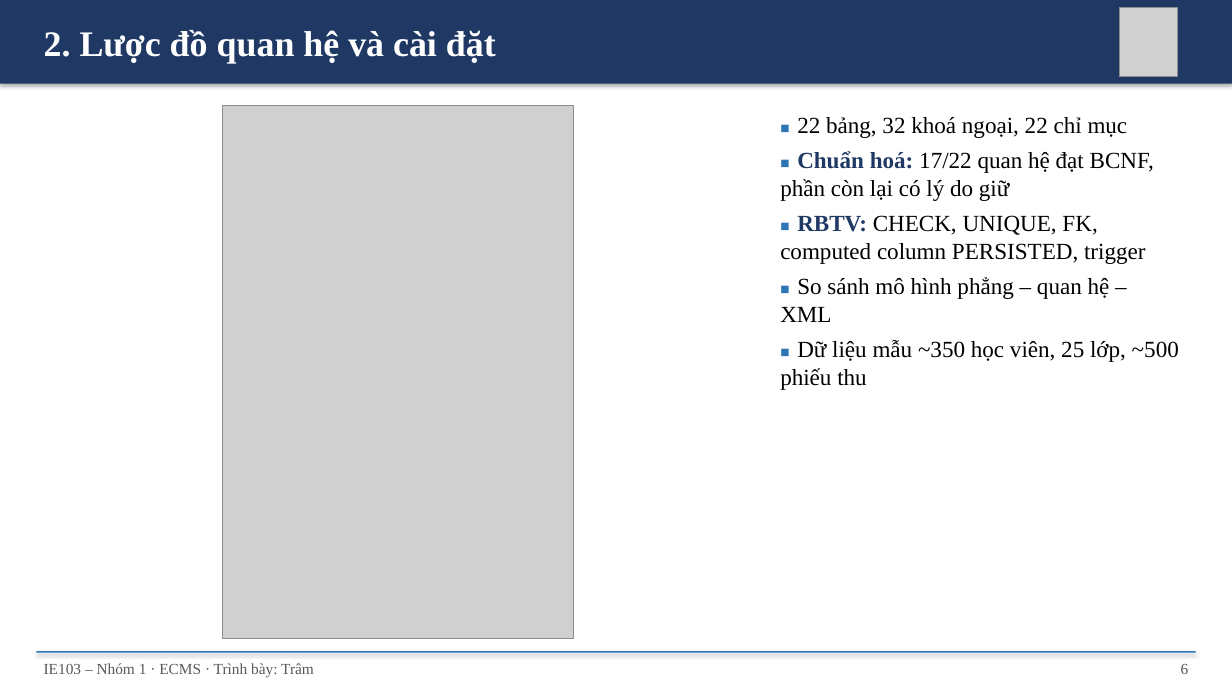
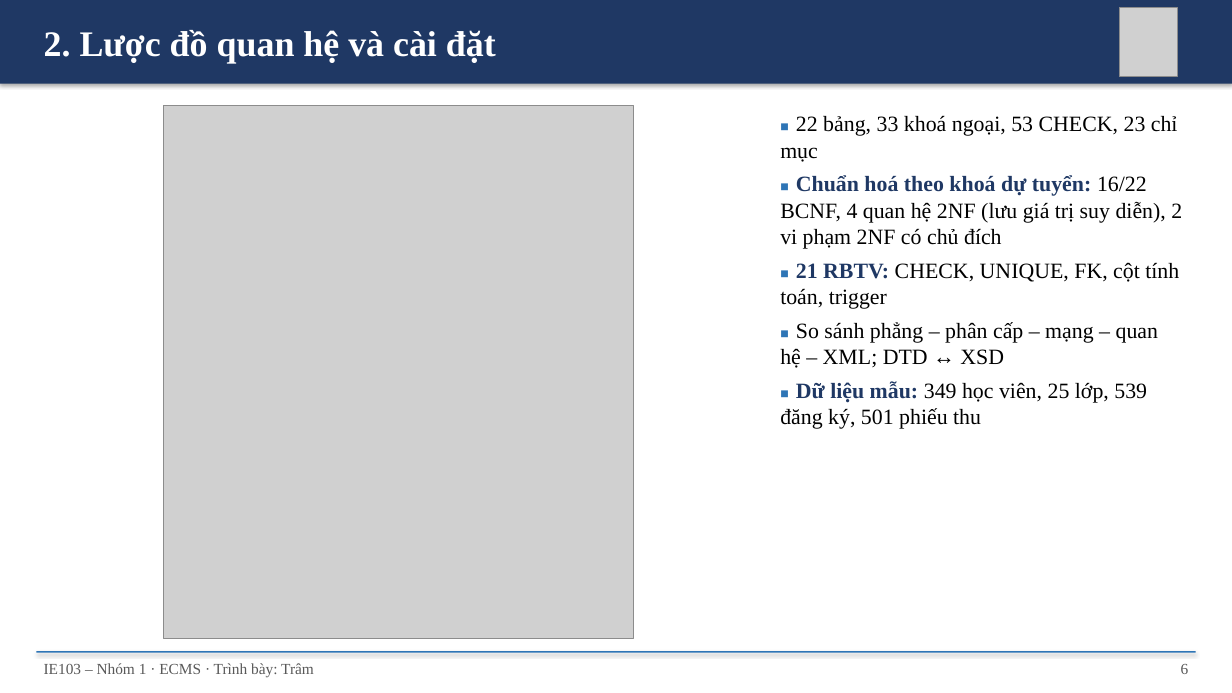
Before and after one commit to nhutruong-uit/ecms, a slide deck: slide 6 of slides/ECMS_Nhom1.pptx. Drawn at 1232x693 pixels with LibreOffice and Linux fonts; fonts in the diff are those of the drawing; grey boxes stand for pictures. Boxes give left, top, right and bottom in pixels: in the first picture for what was removed or moved away, otherwise in the second. Text is boxed around its words. In the diff, an @@ line names an element or a change of style, - is before the commit and + after.

```diff
--- a/slides/ECMS_Nhom1.pptx
+++ b/slides/ECMS_Nhom1.pptx
@@ picture: place and size @@
-picture at [223, 105, 574, 639]
+picture at [164, 105, 634, 639]
@@ text at [780, 115, 1182, 429]: text changed; size 18 to 17 pt @@
-■ 22 bảng, 32 khoá ngoại, 22 chỉ mục
-■ Chuẩn hoá: 17/22 quan hệ đạt BCNF, phần còn lại có lý do giữ
-■ RBTV: CHECK, UNIQUE, FK, computed column PERSISTED, trigger
-■ So sánh mô hình phẳng – quan hệ – XML
-■ Dữ liệu mẫu ~350 học viên, 25 lớp, ~500 phiếu thu
+■ 22 bảng, 33 khoá ngoại, 53 CHECK, 23 chỉ mục
+■ Chuẩn hoá theo khoá dự tuyển: 16/22 BCNF, 4 quan hệ 2NF (lưu giá trị suy diễn), 2 vi phạm 2NF có chủ đích
+■ 21 RBTV: CHECK, UNIQUE, FK, cột tính toán, trigger
+■ So sánh phẳng – phân cấp – mạng – quan hệ – XML; DTD ↔ XSD
+■ Dữ liệu mẫu: 349 học viên, 25 lớp, 539 đăng ký, 501 phiếu thu
```
Also in this commit, not shown: 12 other slides changed, 4 other files.
